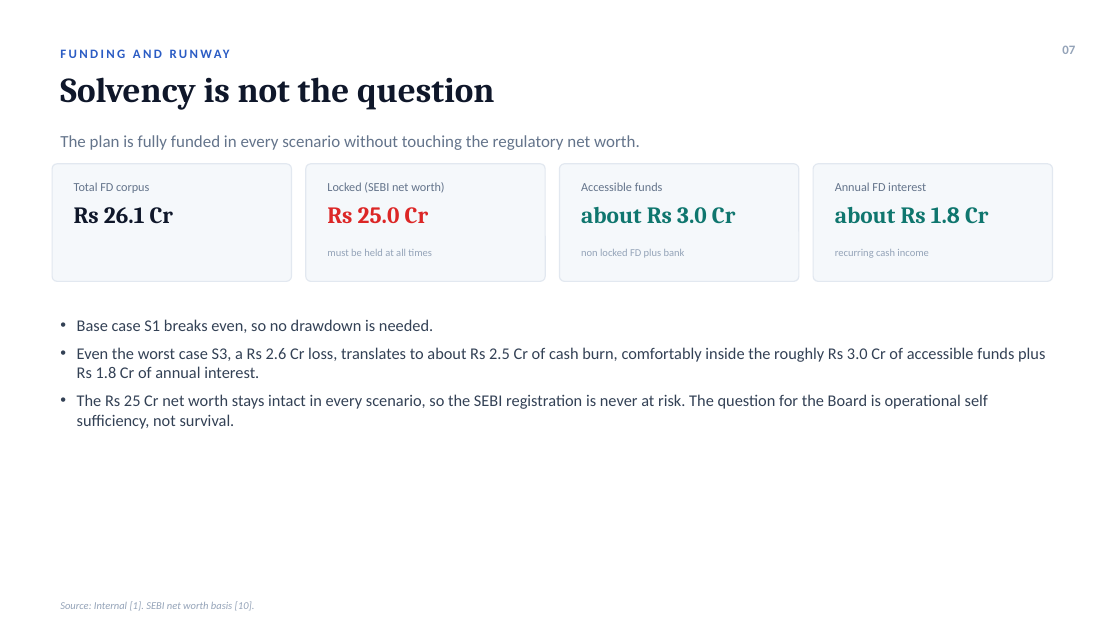
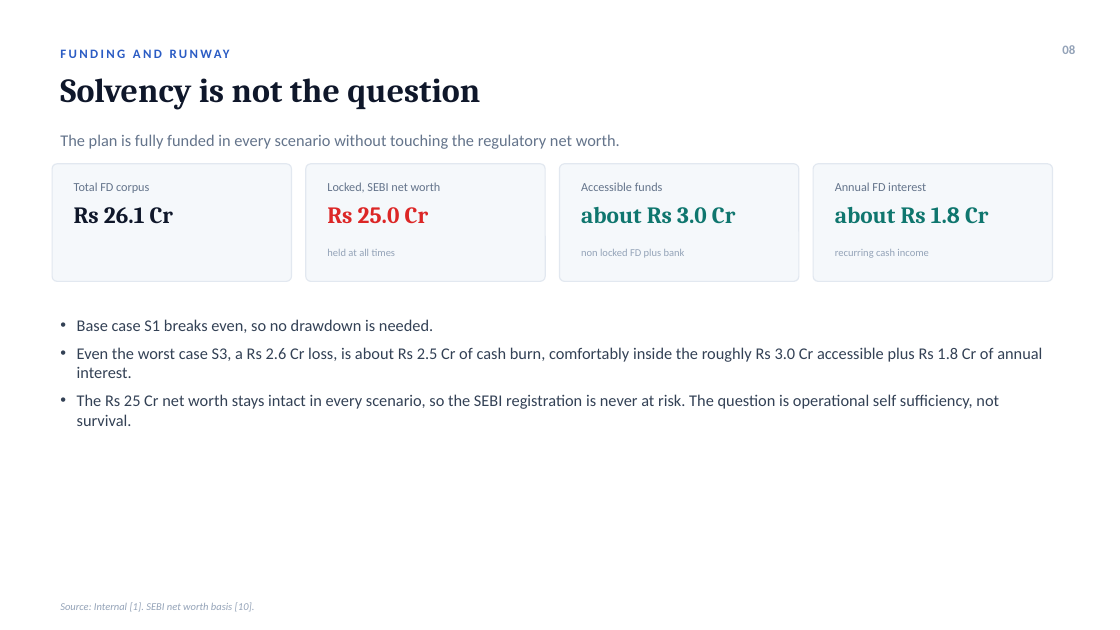
Before and after one commit to acer-developer/AOP, a slide deck: slide 8 of board/AOP_board_presentation.pptx (slide 7 before the commit). Drawn at 1120x630 pixels with LibreOffice and Linux fonts; fonts in the diff are those of the drawing. Boxes give left, top, right and bottom in pixels: in the first picture for what was removed or moved away, otherwise in the second. Text is boxed around its words. In the diff, an @@ line names an element or a change of style, - is before the commit and + after.

Commit message:
Add monthly break-even projection (3 cases) and industry-level TAM/SAM/SOM to web page and PPT
Green area chart of monthly income vs all-in expense per case (break-even Oct/Jan/none). Industry map with peer revenue, ACER FY26-30 trajectory, and TAM/SAM/SOM share 0.4pct to 0.8pct. PPT validated.

```diff
--- a/board/AOP_board_presentation.pptx
+++ b/board/AOP_board_presentation.pptx
@@ text at box(1062, 45, 1075, 54): text changed @@
-07
+08
@@ text "Solvency is not the question" at box(60, 78, 480, 110): size 30 to 29 pt @@
@@ text "The plan is fully funded ..." at box(60, 134, 620, 149): size 14.5 to 14 pt @@
@@ text at box(327, 182, 441, 192): text changed @@
-Locked (SEBI net worth)
+Locked, SEBI net worth
@@ text at box(327, 249, 396, 256): text changed @@
-must be held at all times
+held at all times
@@ text at box(77, 347, 1042, 426): text changed @@
-• Even the worst case S3, a Rs 2.6 Cr loss, translates to about Rs 2.5 Cr of cash burn, comfortably inside the roughly Rs 3.0 Cr of accessible funds plus Rs 1.8 Cr of annual interest.
-• The Rs 25 Cr net worth stays intact in every scenario, so the SEBI registration is never at risk. The question for the Board is operational self sufficiency, not survival.
+• Even the worst case S3, a Rs 2.6 Cr loss, is about Rs 2.5 Cr of cash burn, comfortably inside the roughly Rs 3.0 Cr accessible plus Rs 1.8 Cr of annual interest.
+• The Rs 25 Cr net worth stays intact in every scenario, so the SEBI registration is never at risk. The question is operational self sufficiency, not survival.
```
Also in this commit, not shown: 9 other slides changed, 1 slide added, 1 other file.
